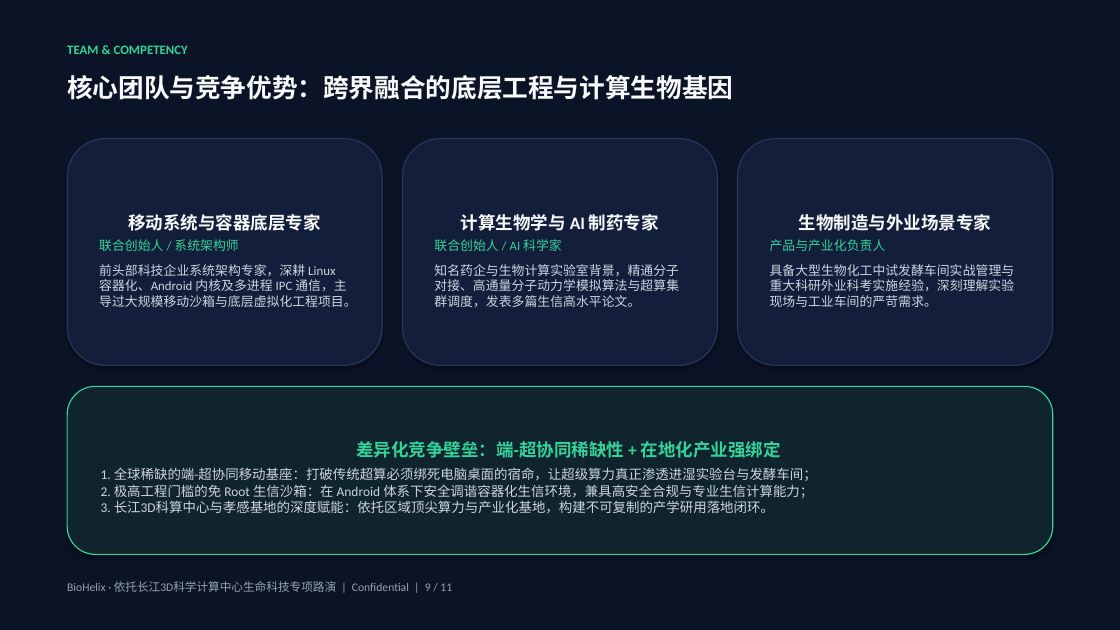
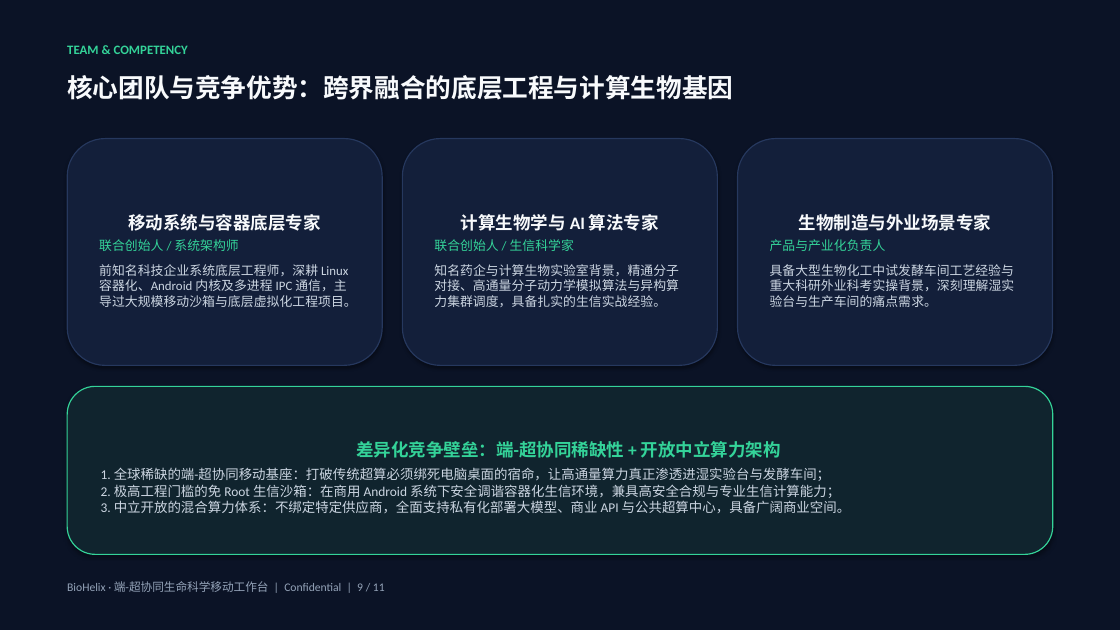
Before and after one commit to dollarser/helix-agent, a slide deck: slide 9 of docs/product/BioHelix_商业计划书_路演版.pptx. Drawn at 1120x630 pixels with LibreOffice and Linux fonts; fonts in the diff are those of the drawing. Boxes give left, top, right and bottom in pixels: in the first picture for what was removed or moved away, otherwise in the second. Text is boxed around its words. In the diff, an @@ line names an element or a change of style, - is before the commit and + after.

```diff
--- a/docs/product/BioHelix_商业计划书_路演版.pptx
+++ b/docs/product/BioHelix_商业计划书_路演版.pptx
@@ text in rounded rectangle at <box>434,214,679,307</box>: text changed @@
-计算生物学与 AI 制药专家
-联合创始人 / AI 科学家
-知名药企与生物计算实验室背景，精通分子对接、高通量分子动力学模拟算法与超算集群调度，发表多篇生信高水平论文。
+计算生物学与 AI 算法专家
+联合创始人 / 生信科学家
+知名药企与计算生物实验室背景，精通分子对接、高通量分子动力学模拟算法与异构算力集群调度，具备扎实的生信实战经验。
@@ text in rounded rectangle at <box>99,264,356,307</box>: text changed @@
-前头部科技企业系统架构专家，深耕 Linux 容器化、Android 内核及多进程 IPC 通信，主导过大规模移动沙箱与底层虚拟化工程项目。
+前知名科技企业系统底层工程师，深耕 Linux 容器化、Android 内核及多进程 IPC 通信，主导过大规模移动沙箱与底层虚拟化工程项目。
@@ text in rounded rectangle at <box>770,264,1015,307</box>: text changed @@
-具备大型生物化工中试发酵车间实战管理与重大科研外业科考实施经验，深刻理解实验现场与工业车间的严苛需求。
+具备大型生物化工中试发酵车间工艺经验与重大科研外业科考实操背景，深刻理解湿实验台与生产车间的痛点需求。
@@ text in rounded rectangle at <box>101,441,850,513</box>: text changed @@
-差异化竞争壁垒：端-超协同稀缺性 + 在地化产业强绑定
-1. 全球稀缺的端-超协同移动基座：打破传统超算必须绑死电脑桌面的宿命，让超级算力真正渗透进湿实验台与发酵车间；
-2. 极高工程门槛的免 Root 生信沙箱：在 Android 体系下安全调谐容器化生信环境，兼具高安全合规与专业生信计算能力；
-3. 长江3D科算中心与孝感基地的深度赋能：依托区域顶尖算力与产业化基地，构建不可复制的产学研用落地闭环。
+差异化竞争壁垒：端-超协同稀缺性 + 开放中立算力架构
+1. 全球稀缺的端-超协同移动基座：打破传统超算必须绑死电脑桌面的宿命，让高通量算力真正渗透进湿实验台与发酵车间；
+2. 极高工程门槛的免 Root 生信沙箱：在商用 Android 系统下安全调谐容器化生信环境，兼具高安全合规与专业生信计算能力；
+3. 中立开放的混合算力体系：不绑定特定供应商，全面支持私有化部署大模型、商业 API 与公共超算中心，具备广阔商业空间。
@@ text at <box>67,581,385,592</box>: text changed @@
-BioHelix · 依托长江3D科学计算中心生命科技专项路演 | Confidential | 9 / 11
+BioHelix · 端-超协同生命科学移动工作台 | Confidential | 9 / 11
```
Also in this commit, not shown: 10 other slides changed, 2 other files.
